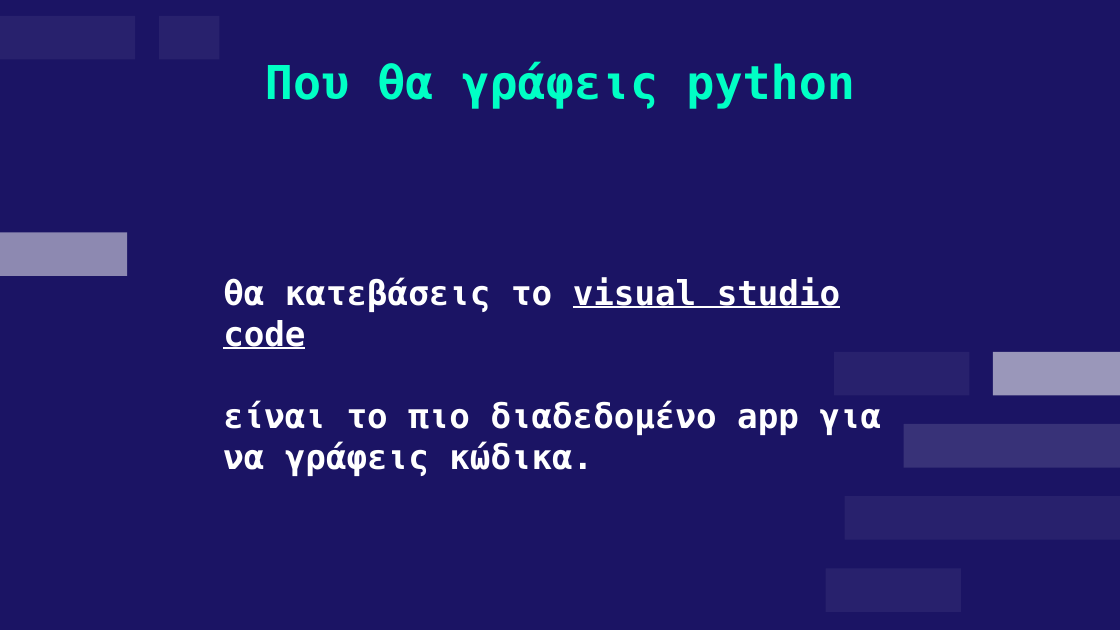
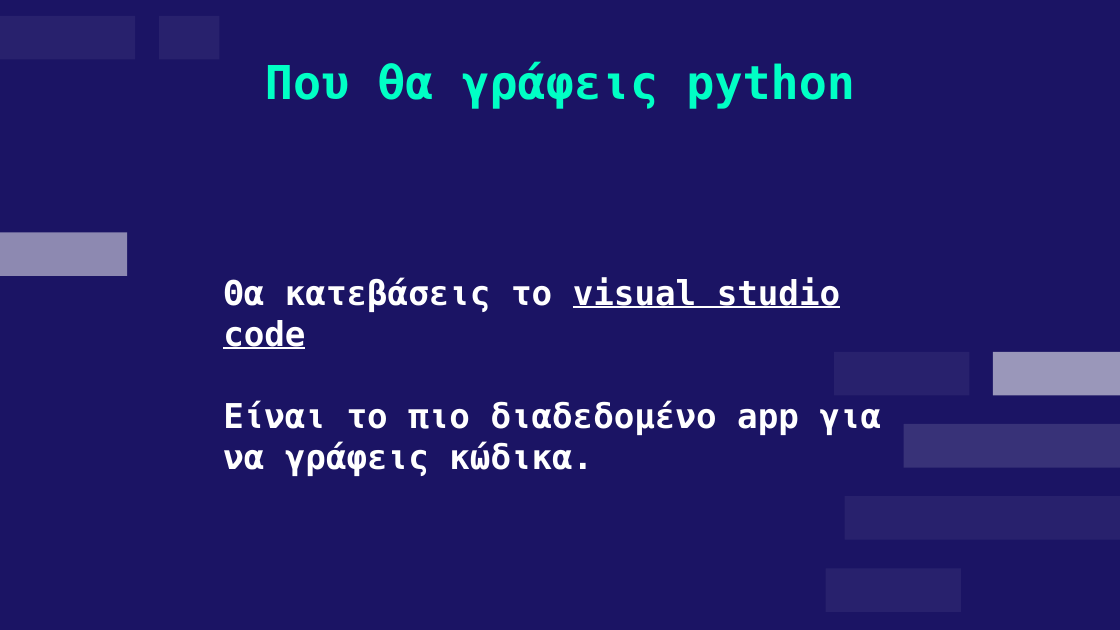
Before and after one commit to deepblue597/python_tutorial, a slide deck: slide 6 of Lesson 1 Python.pptx. Drawn at 1120x630 pixels with LibreOffice and Linux fonts; fonts in the diff are those of the drawing. Boxes give left, top, right and bottom in pixels: in the first picture for what was removed or moved away, otherwise in the second. Text is boxed around its words. In the diff, an @@ line names an element or a change of style, - is before the commit and + after.

```diff
--- a/Lesson 1 Python.pptx
+++ b/Lesson 1 Python.pptx
@@ text at bbox=[223, 278, 881, 476]: text changed @@
-θα κατεβάσεις το visual studio code
-είναι το πιο διαδεδομένο app για να γράφεις κώδικα.
+Θα κατεβάσεις το visual studio code
+Είναι το πιο διαδεδομένο app για να γράφεις κώδικα.
```
Also in this commit, not shown: 10 other slides changed.
